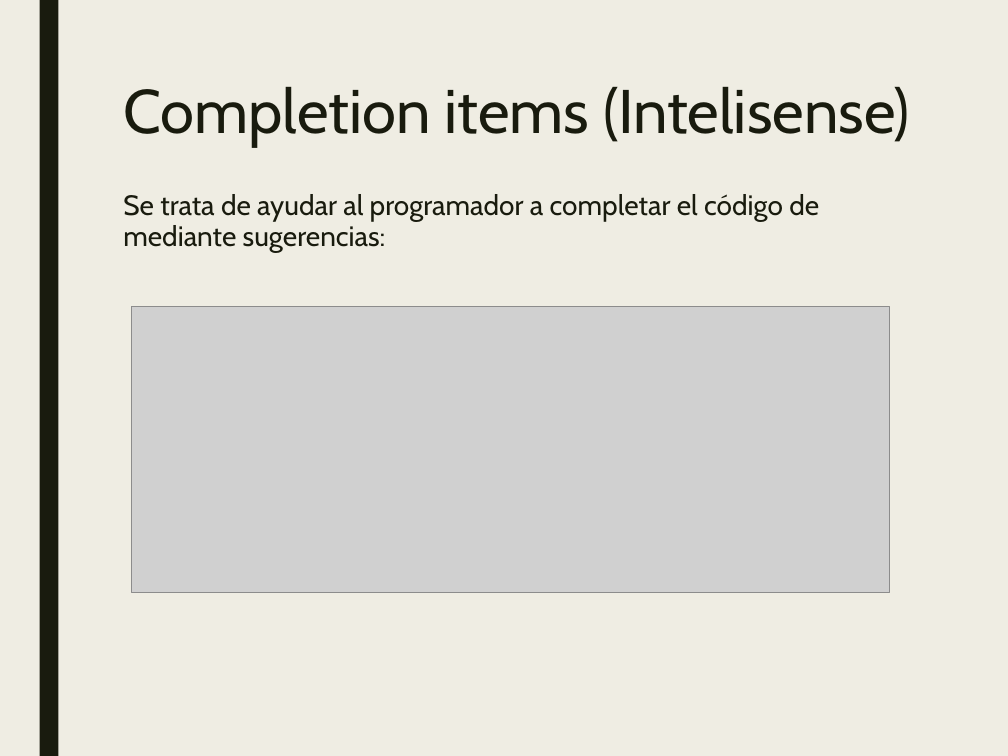
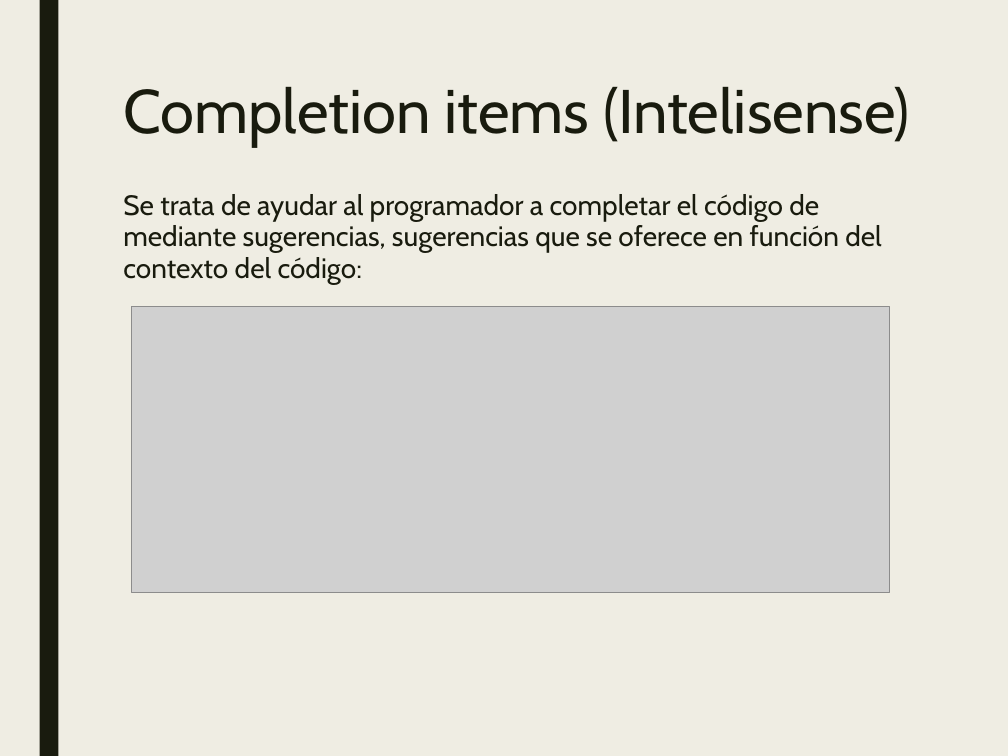
Before and after one commit to JalmarazMartn/dotnetrioja1, a slide deck: slide 11 of VSCODE Extensiones.ppt. Drawn at 1008x756 pixels with LibreOffice and Linux fonts; fonts in the diff are those of the drawing; grey boxes stand for pictures. Boxes give left, top, right and bottom in pixels: in the first picture for what was removed or moved away, otherwise in the second. Text is boxed around its words. In the diff, an @@ line names an element or a change of style, - is before the commit and + after.

Commit message:
Presentación

```diff
--- a/VSCODE Extensiones.ppt
+++ b/VSCODE Extensiones.ppt
@@ text at bbox=[123, 194, 882, 284]: text changed @@
-Se trata de ayudar al programador a completar el código de mediante sugerencias:
+Se trata de ayudar al programador a completar el código de mediante sugerencias, sugerencias que se oferece en función del contexto del código:
```
Also in this commit, not shown: 1 other slide changed.
